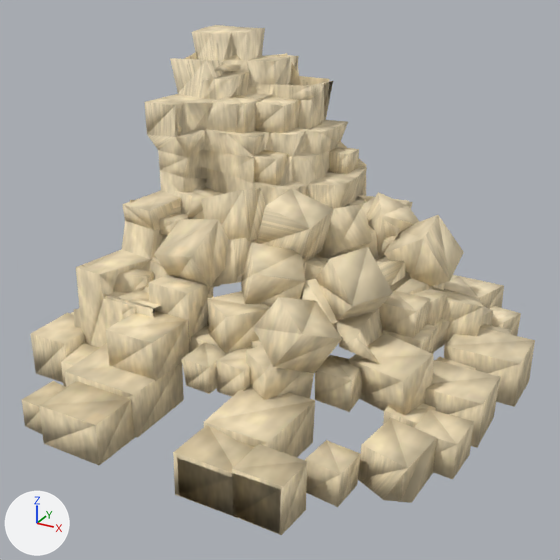
A saved change to the glTF model assets/art/3d/castle_d4.3.glb.
Rendered twice from a 50 mm camera at (2.07, -3.84, 2.46) aimed at (0.04, -0.15, 0.61). Every picture has the same lights, and +X, +Y and +Z are marked at lower left. The first picture is the older version.

The first picture shows 'castle_d4.3'.
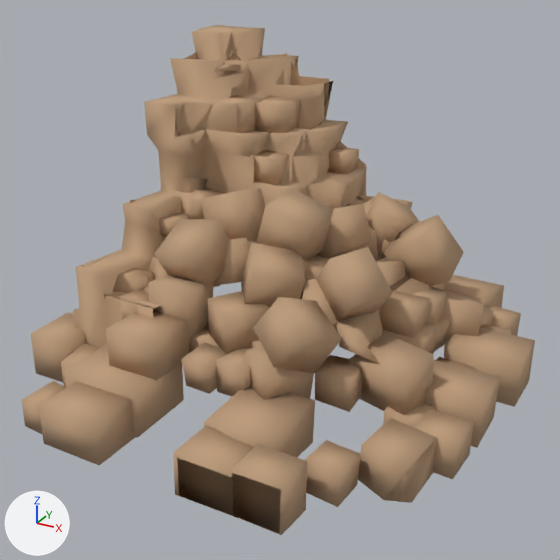
Boxes (x1, y1, x2, y2) around the edits, measured in the pictures (560 x 560 px):
'castle_d4.3', recoloured (darker)
    both: (22, 25, 535, 535)

The change, as a list of edits to the scene's bpy script:
```text
Add mat_stone:
    mat_stone = principled_material('stone')
    mat_stone.base_color = (0.522, 0.341, 0.204)  # beige #bf9e7d
    mat_stone.roughness = 1.0
Change me_castle_d4_3:
    where me_castle_d4_3.from_pydata(...)  # 1319 vertices, 2031 faces; spans x -1.44..1.44, y -1.45..1.45, z 0.0..1.91
    remove me_castle_d4_3.materials.append(mat_mesh_0_stone)  # picture img_mesh_0_stone_tex
    add me_castle_d4_3.materials.append(mat_stone)  # beige #bf9e7d
```
